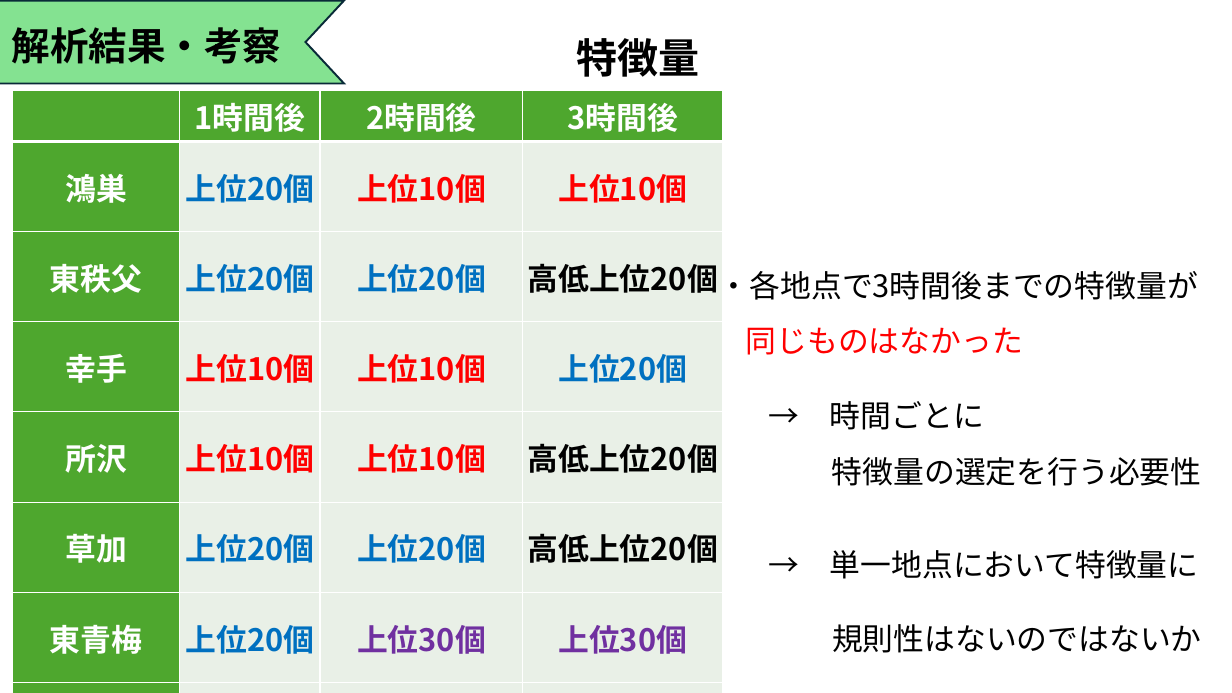
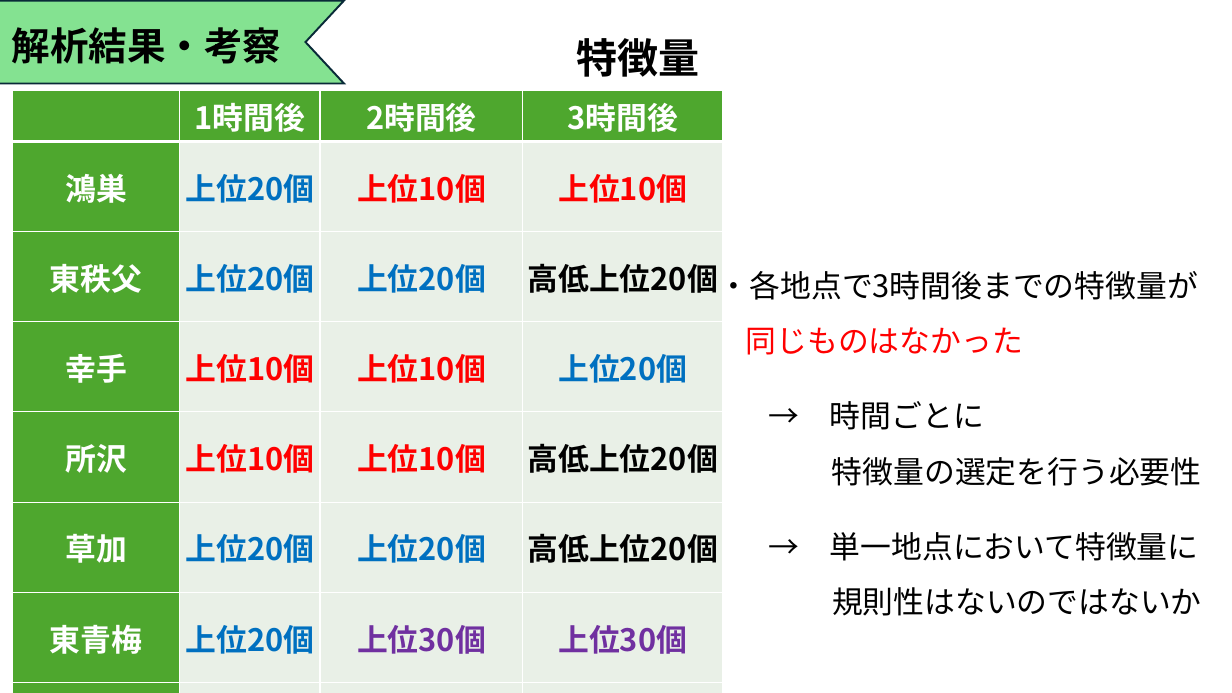
Before and after one commit to Tatsuki0623/lab, a slide deck: slide 13 of out_data/21T7-008.pptx. Drawn at 1232x693 pixels with LibreOffice and Linux fonts; fonts in the diff are those of the drawing. Boxes give left, top, right and bottom in pixels: in the first picture for what was removed or moved away, otherwise in the second. Text is boxed around its words. In the diff, an @@ line names an element or a change of style, - is before the commit and + after.

```diff
--- a/out_data/21T7-008.pptx
+++ b/out_data/21T7-008.pptx
@@ text "→ 単一地点において特徴量に規則性はないのではないか" at (830,532,1202,616): line spacing 2 to 1.5 @@
```
Also in this commit, not shown: 12 other slides changed, 2 other files.
